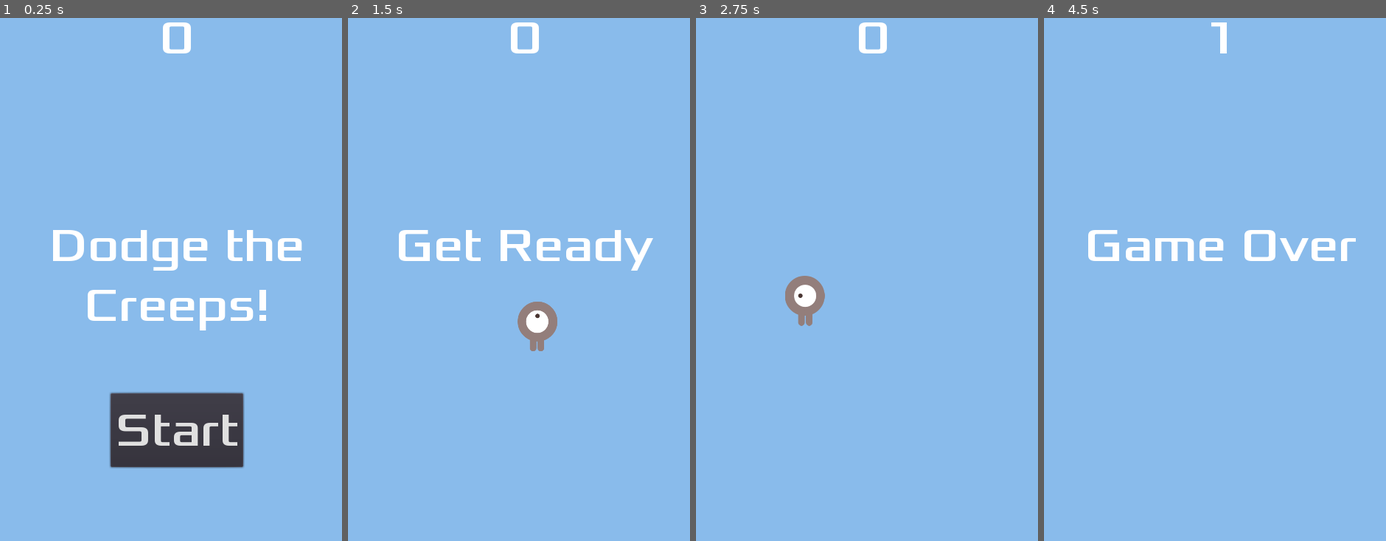
Above: before the commit, frames 1-4 (left to right).
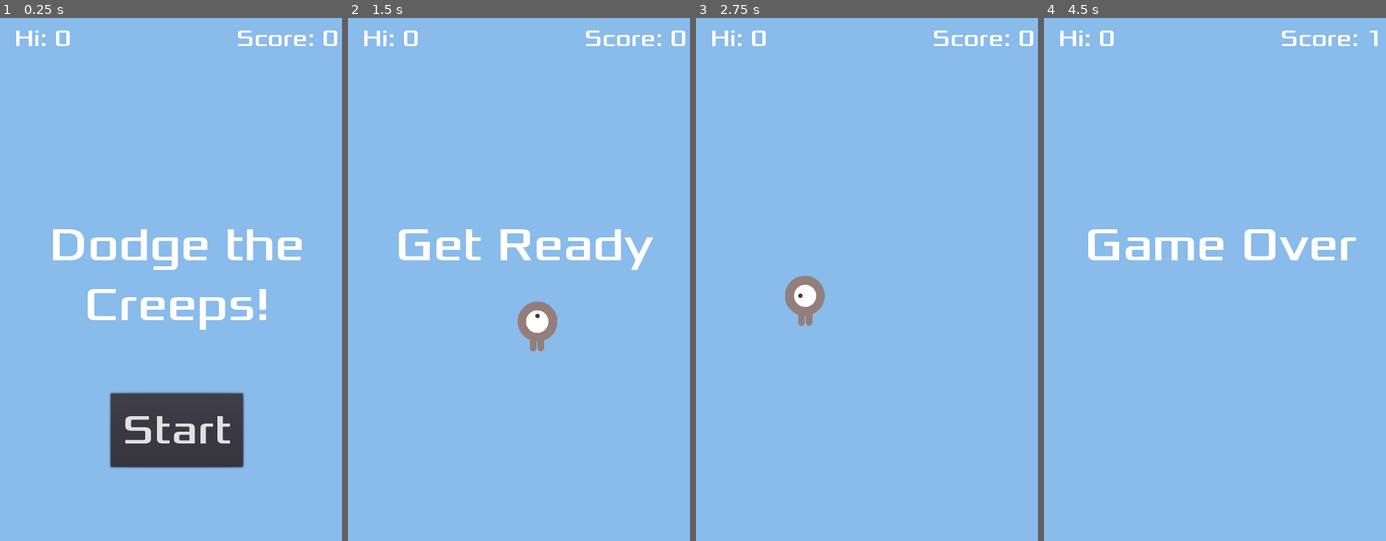
Above: after the commit, the same moments.

Repository: clanam/godot-00-tutorial
Game: Godot game, scene res://Main.tscn
The game is run twice, just before and just after one commit, with the same random seed, the same clock (stepped at 60 frames per second) and the same inputs.
Inputs (mouse positions are in pixels of both pictures, inside the frame that each line leads up to):
- Up to frame 1 (0.25 s): no input
- Up to frame 2 (1.5 s): click "Start" at 0.5 s; tap Enter at 1.25 s; move the mouse to (601, 248) at 1.27 s; click (601, 248) at 1.42 s
- Up to frame 3 (2.75 s): drag from (802, 300) to (949, 253) at 2.02 s
- Up to frame 4 (4.5 s): move the mouse to (1256, 159) at 2.77 s; click (1256, 159) at 2.92 s; drag from (1204, 378) to (1115, 195) at 3.52 s; move the mouse to (1327, 352) at 4.27 s; click (1327, 352) at 4.42 s

The runs differ from the first frame. In frame 1, 2.2% of the frame differs, in the area x 4-99%, y 0-82%; in frame 2, 1.2%; in frame 3, 0.8%; in frame 4, 1.0%.

Commit message:
[🏅] add a high score label to the HUD
it's broken though... why...

Diff:
--- a/HUD.gd
+++ b/HUD.gd
@@ -22,8 +22,12 @@
 	$MessageTimer.start()
 
 
+func update_high_score(high_score):
+	$HiScoreLabel.text = "Hi: " + str(high_score)
+
+
 func update_score(score):
-	$ScoreLabel.text = str(score)
+	$ScoreLabel.text = "Score: " + str(score)
 
 
 func _on_MessageTimer_timeout():
--- a/HUD.tscn
+++ b/HUD.tscn
@@ -1,27 +1,56 @@
-[gd_scene load_steps=6 format=2]
+[gd_scene load_steps=9 format=2]
 
 [ext_resource path="res://dodge_assets/fonts/Xolonium-Regular.ttf" type="DynamicFontData" id=1]
 [ext_resource path="res://HUD.gd" type="Script" id=2]
 
+[sub_resource type="DynamicFont" id=7]
+size = 32
+font_data = ExtResource( 1 )
+
 [sub_resource type="DynamicFont" id=1]
+size = 32
+font_data = ExtResource( 1 )
+
+[sub_resource type="DynamicFont" id=2]
 size = 64
 font_data = ExtResource( 1 )
 
-[sub_resource type="InputEventAction" id=2]
+[sub_resource type="DynamicFont" id=3]
+size = 56
+font_data = ExtResource( 1 )
+
+[sub_resource type="InputEventAction" id=4]
 action = "ui_select"
 
-[sub_resource type="ShortCut" id=3]
-shortcut = SubResource( 2 )
+[sub_resource type="ShortCut" id=5]
+shortcut = SubResource( 4 )
 
 [node name="HUD" type="CanvasLayer"]
 script = ExtResource( 2 )
 
+[node name="HiScoreLabel" type="Label" parent="."]
+margin_left = 20.0
+margin_top = 20.0
+margin_right = 246.0
+margin_bottom = 60.0
+custom_fonts/font = SubResource( 7 )
+text = "Hi: 0"
+__meta__ = {
+"_edit_use_anchors_": false
+}
+
 [node name="ScoreLabel" type="Label" parent="."]
+anchor_left = 1.0
 anchor_right = 1.0
-margin_bottom = 78.0
+margin_left = -234.0
+margin_top = 20.0
+margin_right = -20.0
+margin_bottom = 58.0
+grow_horizontal = 0
 custom_fonts/font = SubResource( 1 )
-text = "0"
-align = 1
+text = "Score: 0"
+align = 2
+clip_text = true
 __meta__ = {
 "_edit_use_anchors_": false
 }
@@ -30,9 +59,9 @@
 anchor_top = 0.5
 anchor_right = 1.0
 anchor_bottom = 0.5
-margin_top = -79.5
-margin_bottom = 79.5
-custom_fonts/font = SubResource( 1 )
+margin_top = -80.0
+margin_bottom = 79.0
+custom_fonts/font = SubResource( 2 )
 text = "Dodge the Creeps!"
 align = 1
 autowrap = true
@@ -49,8 +78,8 @@
 margin_top = -200.0
 margin_right = 90.0
 margin_bottom = -100.0
-custom_fonts/font = SubResource( 1 )
-shortcut = SubResource( 3 )
+custom_fonts/font = SubResource( 3 )
+shortcut = SubResource( 5 )
 text = "Start"
 __meta__ = {
 "_edit_use_anchors_": false
--- a/Main.gd
+++ b/Main.gd
@@ -19,6 +19,7 @@
 
 	if high_score > score:
 		high_score = score
+		$HUD.update_high_score(high_score)
 		save_game()
 
 
@@ -48,6 +49,7 @@
 	if save_game.get_position() < save_game.get_len():
 		var node_data = parse_json(save_game.get_line())
 		high_score = node_data["high_score"]
+		$HUD.update_high_score(high_score)
 
 	save_game.close()
 
Not shown, changed: README.md
